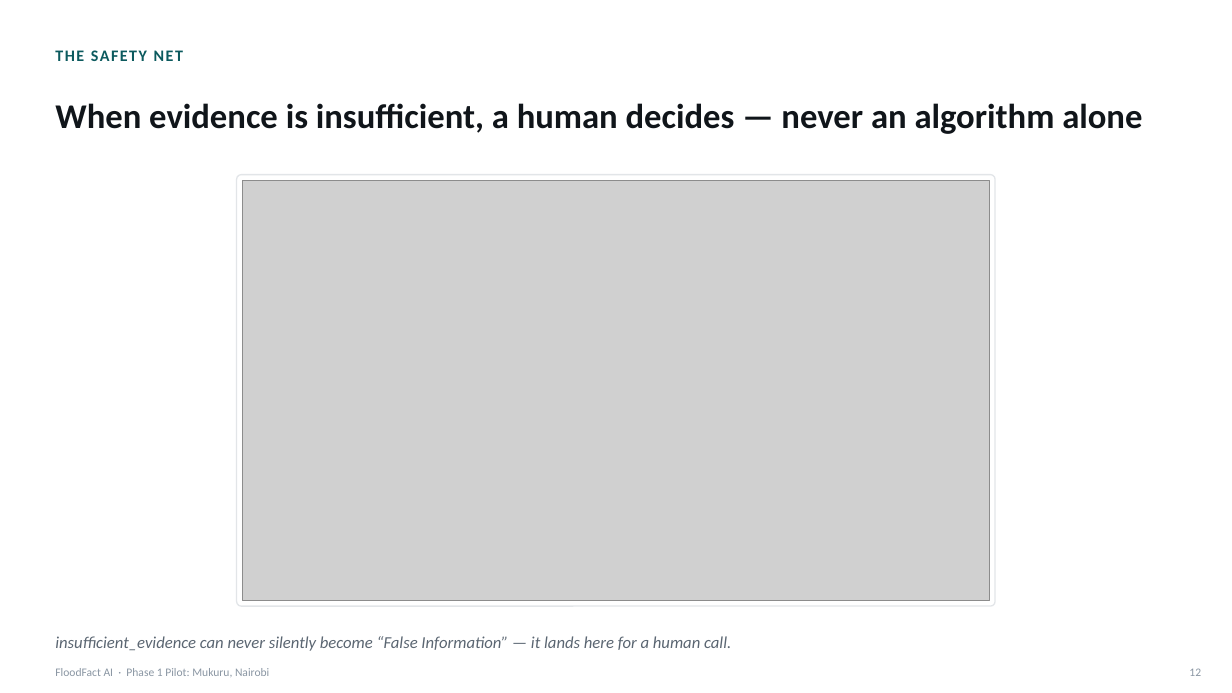
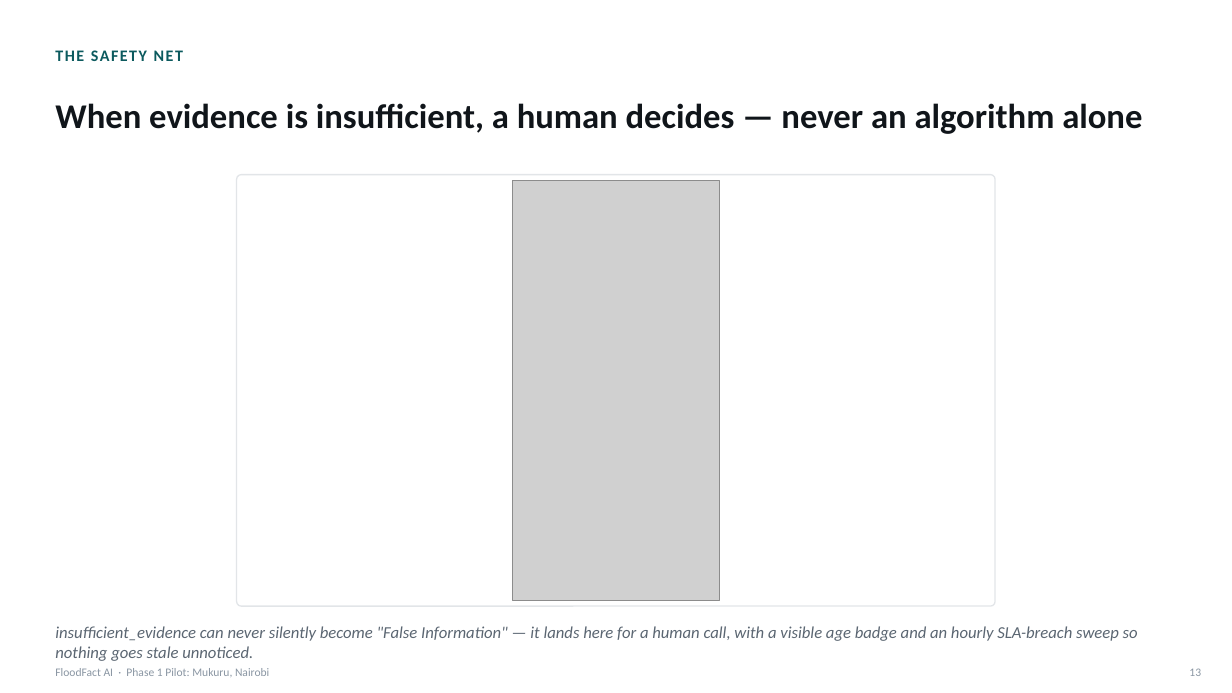
Before and after one commit to VinceOdundo/FloodfactAI, a slide deck: slide 14 of docs/submission/FloodFact-AI-Demonstration.pptx (slide 13 before the commit). Drawn at 1232x693 pixels with LibreOffice and Linux fonts; fonts in the diff are those of the drawing; grey boxes stand for pictures. Boxes give left, top, right and bottom in pixels: in the first picture for what was removed or moved away, otherwise in the second. Text is boxed around its words. In the diff, an @@ line names an element or a change of style, - is before the commit and + after.

```diff
--- a/docs/submission/FloodFact-AI-Demonstration.pptx
+++ b/docs/submission/FloodFact-AI-Demonstration.pptx
@@ picture removed at [242, 180, 990, 601] @@
@@ picture added at [513, 180, 720, 601] @@
@@ text at [55, 626, 1138, 661]: text changed @@
-insufficient_evidence can never silently become “False Information” — it lands here for a human call.
+insufficient_evidence can never silently become "False Information" — it lands here for a human call, with a visible age badge and an hourly SLA-breach sweep so nothing goes stale unnoticed.
```
Also in this commit, not shown: 16 other slides changed, 2 slides added, 12 other files.
